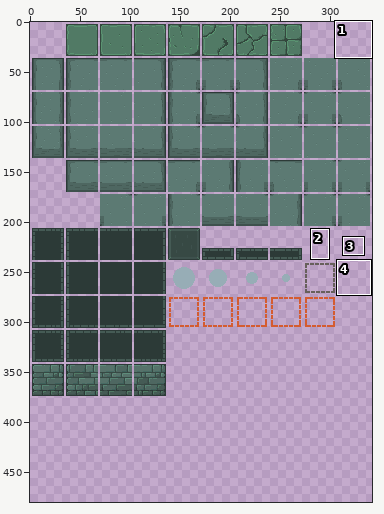
Edited in one commit: sprite sheet (src/assets/tilesets/dungeon.png). Above: a wide view before the commit, with the close-up outlined.
Close-up. The starting point:
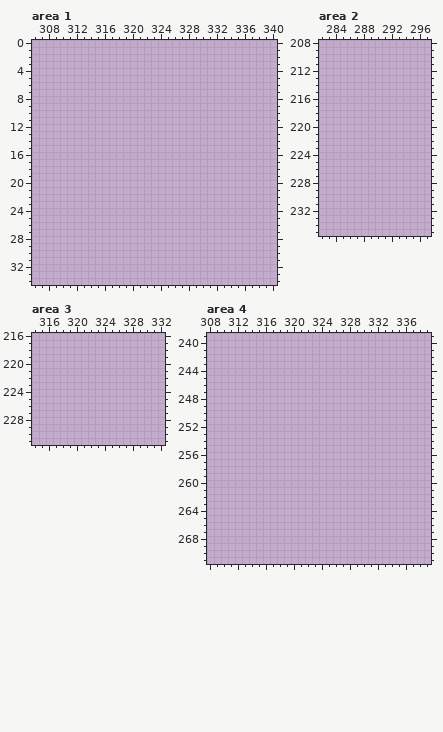
The file is 342x376 pixels. Colours within 5 levels of each other are drawn and written as one. Shown: area 1: x 306..340, y 0..34; area 2: x 282..297, y 208..235; area 3: x 314..332, y 216..231; area 4: x 308..339, y 239..271. The old version is drawn lined up with the new one, on the new canvas. The wide view leaves out empty margins. The commit also changed other parts of the picture, which this record leaves out.
New version:
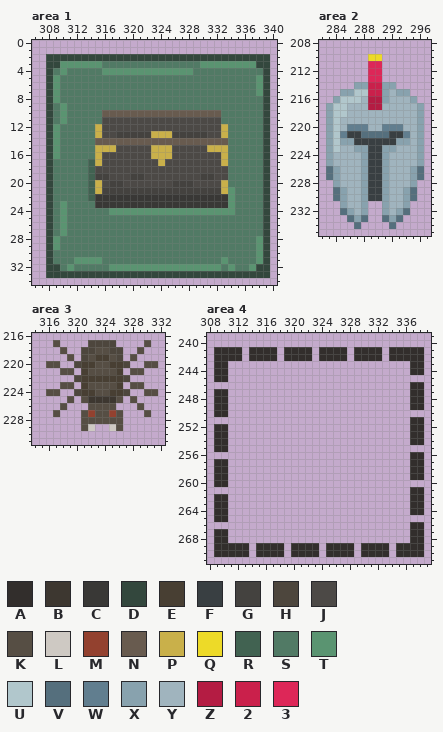
Palette (. is transparent): A #322e2c  B #3d3730  C #393836  D #33473d  E #483f33  F #393f42  G #44423f  H #4d463d  J #4c4946  K #564e44  L #cec9c3  M #93412f  N #685b4f  P #c9b04a  Q #edda28  R #416251  S #517a65  T #5a9471  U #b1c7cc  V #556f7d  W #617e8f  X #88a2ae  Y #a0b4be  Z #b41c43  2 #ca204b  3 #dd2758
Difference:
canvas 342x376 -> 342x546
Changed rows in their new state; - is an unchanged pixel.
Area 1:
first column x 308:
 2 DDDDDDDDDDDDDDDDDDDDDDDDDDDDDDDD
 3 DDTTTTTTSSSSSSSSSSSSSSTTTTTTTTDD
 4 DSTSSSSSTTTTTTTTTTTTTSSSSSSSSSSD
 5 DTSSSSSSSSSSSSSSSSSSSSSSSSSSSSTD
 6 DTSSSSSSSSSSSSSSSSSSSSSSSSSSSSTD
 7 DTSSSSSSSSSSSSSSSSSSSSSSSSSSSSTD
 8 DTSSSSSSSSSSSSSSSSSSSSSSSSSSSSSD
 9 DSTSSSSSSSSSSSSSSSSSSSSSSSSSSSSD
10 DSTSSSSSNNNNNNNNNNNNNNNNNSSSSSSD
11 DSTSSSSSJJJJJJJJJJJJJJJJJSSSSSSD
12 DTSSSSSPJJJJJJJJJJJJJJJJJPSSSSSD
13 DTSSSSSPJJGGGGGPPPGGGGGJJPSSSSSD
14 DTSSSSSNNNNNNNNNNNNNNNNNNNSSSSSD
15 DTSSSSSPPPJJJJJPPPJJJJJPPPSSSSSD
16 DTSSSSSPJJJJJJJPPPJJJJJJJPSSSSSD
17 DSSSSSRPJJJJJJJJPJJJJJJJJPSSSSSD
18 DSSSSSRJJJJJJJJJJJJJJJJJJJSSSSSD
19 DSSSSSRGGJJJGGJJJJJJJJGGJJSSSSSD
20 DSSSSSRPJGGJJJJJJJGGGJJJJPSSSSSD
21 DSSSSSRPGGGGGGGGGGGGGGGGGPTSSSSD
22 DSSSSSRCCCCCCCCCCCCCCCCCCCTSSSSD
23 DSTSSSSCCCCCCCCCCCCCCCCCCCTSSSSD
24 DSTSSSSSSTTTTTTTTTTTTTTTTTTSSSSD
25 DSTSSSSSSSSSSSSSSSSSSSSSSSSSSSSD
26 DSTSSSSSSSSSSSSSSSSSSSSSSSSSSSSD
27 DSTSSSSSSSSSSSSSSSSSSSSSSSSSSSSD
28 DTSSSSSSSSSSSSSSSSSSSSSSSSSSSSTD
29 DTSSSSSSSSSSSSSSSSSSSSSSSSSSSSTD
30 DSSSSSSSSSSSSSSSSSSSSSSSSSSSSSTD
31 DSSSTTTTSSSSSSSSSSSSSSSSSTSSSSTD
32 DDSTSSSSSTTTTTTTTTTTTTTTTSTSSTDD
33 DDDDDDDDDDDDDDDDDDDDDDDDDDDDDDDD
Area 2:
first column x 283:
210 ------QQ------
211 ------33------
212 ------33------
213 ------33------
214 ----XX22XX----
215 --XXUU22XYXX--
216 -XUUUYZZXYYYX-
217 XUUYYYZZYYYYYX
218 XUUYYYYYYYYYYX
219 XUYYYYYYYYYYYX
220 XUYWWWYYWWWYYX
221 XUWFFVVVVFFWYX
222 XUXXFFFFFFXXYX
223 XUYYXXFFXXYYYX
224 XYYYYXFFXYYYYX
225 XYYYYXFFXYYYYX
226 VXYYYXFFXYYYXV
227 VXYYYXFFXYYYXV
228 -XYYYXFFXYYYX-
229 -VXYYXFFXYYXV-
230 -VXYYXFFXYYXV-
231 --XYYX--XYYX--
232 --VXYX--XYXV--
233 ---VXV--VXV---
234 ----V----V----
Area 3:
first column x 316:
217 -K----HHHH----K-
218 --K--HHKKHH--K--
219 ---K-HKEEKH-K---
220 KK--HEEKKEEH--KK
221 --KK-EKKKKE-KK--
222 ----HEEEEEEH----
223 --KK-EKKKKE-KK--
224 KK--HEEKKEEH--KK
225 ---K-KBBBBK-K---
226 --K---KKKK---K--
227 -K---KMKKMK---K-
228 -----KKKKKK-----
229 -----KL--LK-----
Area 4:
first column x 309:
241 AAAA-AAAA-AAAA-AAAA-AAAA-AAAAA
242 AAAA-AAAA-AAAA-AAAA-AAAA-AAAAA
243 AA--------------------------AA
244 AA--------------------------AA
245 AA----------------------------
246 ----------------------------AA
247 AA--------------------------AA
248 AA--------------------------AA
249 AA--------------------------AA
250 AA----------------------------
251 ----------------------------AA
252 AA--------------------------AA
253 AA--------------------------AA
254 AA--------------------------AA
255 AA----------------------------
256 ----------------------------AA
257 AA--------------------------AA
258 AA--------------------------AA
259 AA--------------------------AA
260 AA----------------------------
261 ----------------------------AA
262 AA--------------------------AA
263 AA--------------------------AA
264 AA--------------------------AA
265 AA----------------------------
266 ----------------------------AA
267 AA--------------------------AA
268 AA--------------------------AA
269 AAAAA-AAAA-AAAA-AAAA-AAAA-AAAA
270 AAAAA-AAAA-AAAA-AAAA-AAAA-AAAA
Where, in picture pixels (left, top, right, bottom), the same in both close-ups:
added: (46, 54, 270, 278)
added: (326, 54, 424, 229)
added: (46, 340, 158, 431)
added: (214, 347, 424, 557)
